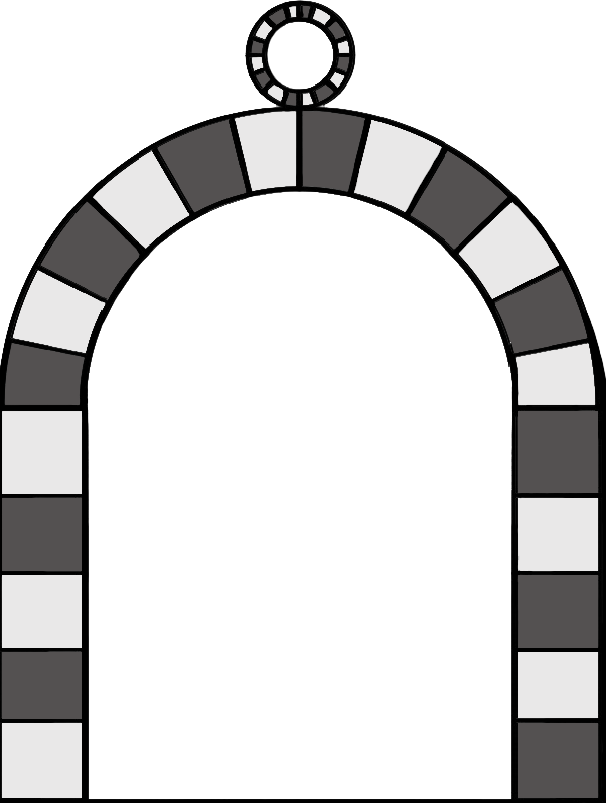
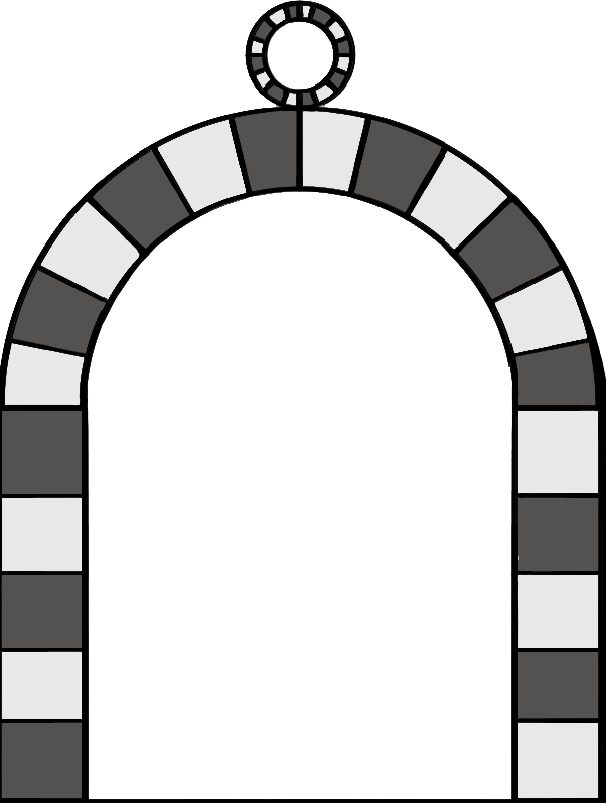
Layers edited between the first and the second 606x803 image:
added layer "Layer 7" above "Layer 5" over (x1=2, y1=6, x2=598, y2=798)
hid "Layer 4" over (x1=2, y1=6, x2=598, y2=798)
added layer "Layer 6" above "Layer 3" over (x1=2, y1=6, x2=598, y2=798)
hid "Layer 3" over (x1=2, y1=6, x2=598, y2=798)
